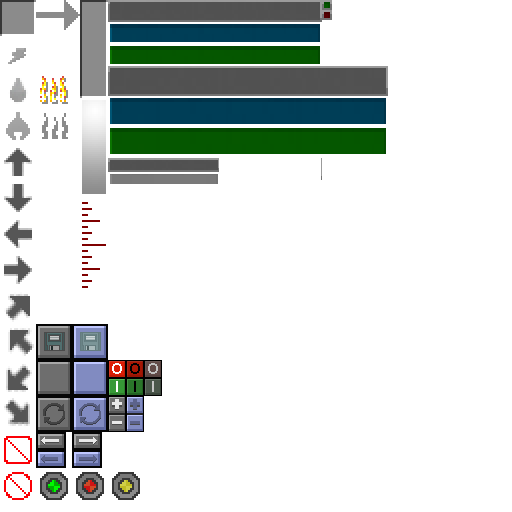
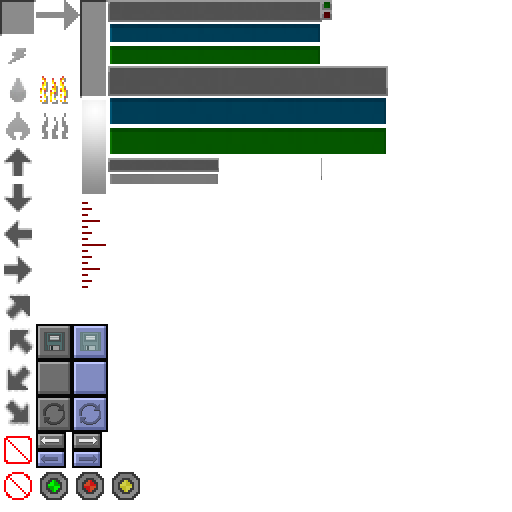
Two versions of the same layered image (512 x 512). Layer-by-layer changes:
removed layer "on_off_button" over 108, 360, 162, 396
removed layer "plus" over 108, 396, 144, 432
